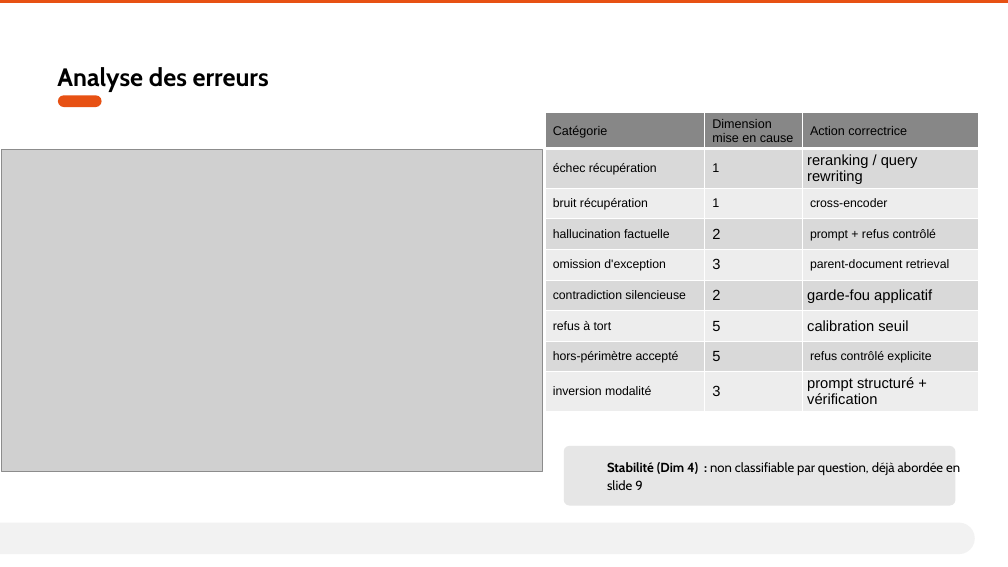
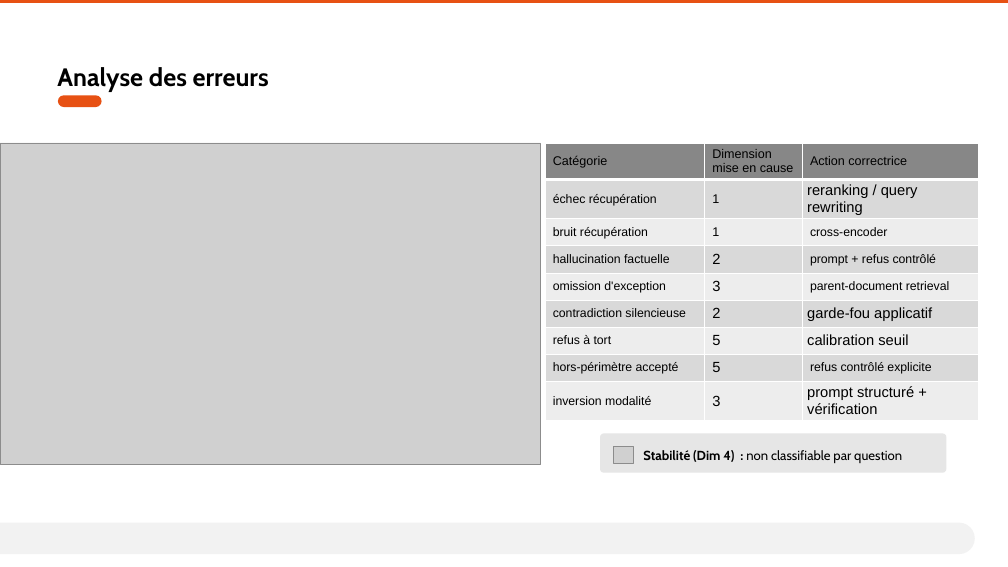
Before and after one commit to AurelienLELEU/memoire, a slide deck: slide 12 of Évaluer la cohérence et la fiabilité d'un système RAG en contexte industriel critique.pptx. Drawn at 1008x567 pixels with LibreOffice and Linux fonts; fonts in the diff are those of the drawing; grey boxes stand for pictures; background and template pictures are left out. Boxes give left, top, right and bottom in pixels: in the first picture for what was removed or moved away, otherwise in the second. Text is boxed around its words. In the diff, an @@ line names an element or a change of style, - is before the commit and + after.

```diff
--- a/Évaluer la cohérence et la fiabilité d'un système RAG en contexte industriel critique.pptx
+++ b/Évaluer la cohérence et la fiabilité d'un système RAG en contexte industriel critique.pptx
@@ picture: place and size @@
-picture at bbox=[2, 150, 542, 472]
+picture at bbox=[0, 143, 541, 465]
@@ table: place and size @@
-table at bbox=[545, 113, 979, 408]
+table at bbox=[545, 143, 979, 418]
@@ rounded rectangle: place and size @@
-rounded rectangle at bbox=[564, 446, 956, 506]
+rounded rectangle at bbox=[600, 433, 947, 473]
@@ picture added at bbox=[613, 446, 633, 463] @@
@@ text at bbox=[643, 450, 902, 463]: text changed @@
-Stabilité (Dim 4) : non classifiable par question, déjà abordée en slide 9
+Stabilité (Dim 4) : non classifiable par question
```
Also in this commit, not shown: 5 other slides changed, 1 other file.
